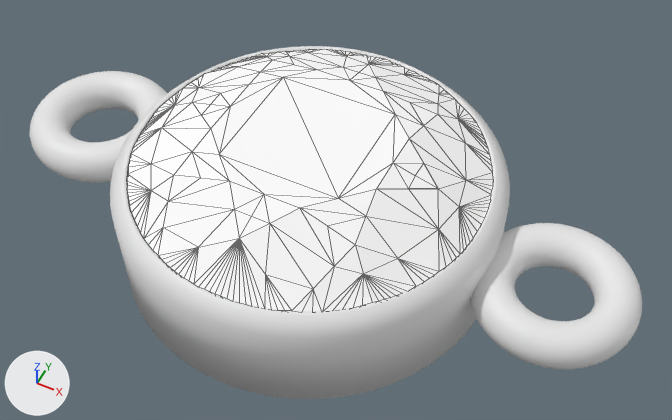
Two versions of the glTF model public/bc-assets/attached_charm/Round.glb, one commit apart.
Before and after are seen from a 50 mm camera at (8.89, -16.15, 20.55) aimed at (1.03, -0.43, 0.91). Arrows for +X, +Y and +Z are at lower left; the lights stay in place. The first picture is the older version. Mesh edges are drawn as thin lines on the coarser meshes. Where no turn or scale is listed for an object, it has been applied to the vertices.

Names of what the first picture shows: '33', 'all-diamonds.1217'.
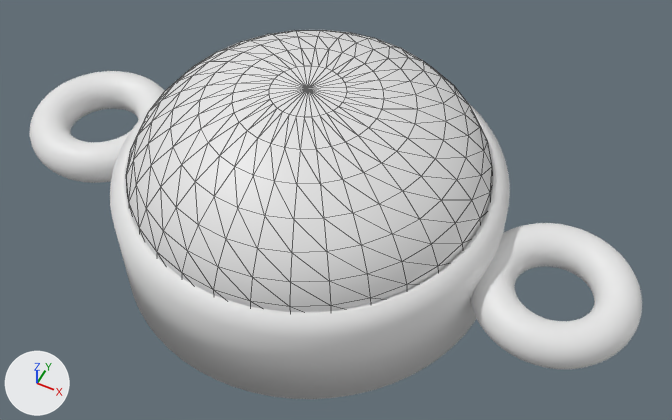
Diff of the bpy script that builds the scene:
```diff
--- a/public/bc-assets/attached_charm/Round.glb.py
+++ b/public/bc-assets/attached_charm/Round.glb.py
@@ me_all_diamonds_sphere @@
+me_all_diamonds_sphere.from_pydata(...)  # 257 vertices, 510 faces; spans x -5.13..5.13, y -5.22..5.22, z 0.0..3.14
@@ ob_all_diamonds_1217 @@
-ob_all_diamonds_1217 = bpy.data.objects.new('all-diamonds.1217', me_mesh_0)
-ob_all_diamonds_1217.location = (0.0, -0.01, 1.79)
@@ ob_all_diamonds_sphere @@
+ob_all_diamonds_sphere = bpy.data.objects.new('all-diamonds-sphere', me_all_diamonds_sphere)
+ob_all_diamonds_sphere.location = (0.0, 0.0, 1.52)
```

Where the change shows, as pixel boxes [x1, y1, x2, y2] in the pictures (672 x 420 px):
'all-diamonds-sphere', added
    after: [126, 30, 492, 312]
'all-diamonds.1217', deleted
    before: [127, 49, 493, 312]
